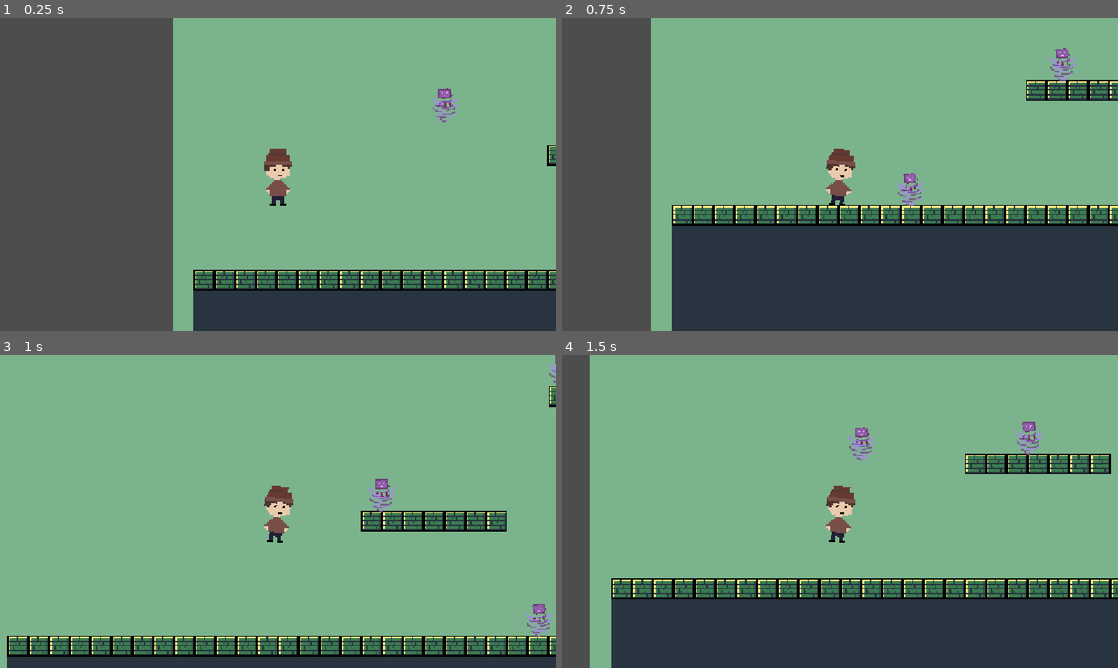
Above: before the commit, frames 1-4 (two rows, left to right).
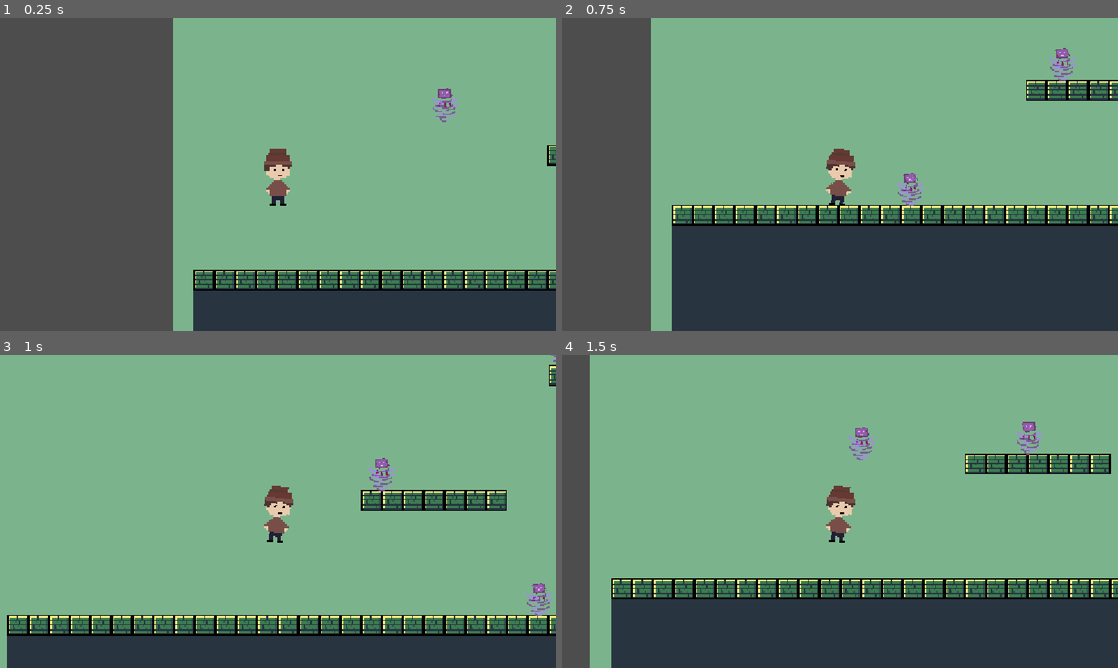
Above: after the commit, the same moments.

Repository: magmamammoth/gamejam1000
Game: Godot game, scene res://scenes/level_5.tscn
The game is run twice, just before and just after one commit, with the same random seed, the same clock (stepped at 60 frames per second) and the same inputs. The project has no main scene, so this scene is started directly.
Inputs (mouse positions are in pixels of both pictures, inside the frame that each line leads up to):
- Up to frame 1 (0.25 s): no input
- Up to frame 2 (0.75 s): tap Enter (ui_accept) at 0.5 s; move the mouse to (962, 158) at 0.52 s; hold D (move_right) from 0.53 s (still down); tap Alt at 0.6 s; click (962, 158) at 0.67 s
- Up to frame 3 (1 s): keep holding D (move_right); tap Space (jump) at 0.77 s
- Up to frame 4 (1.5 s): keep holding D (move_right); move the mouse to (728, 527) at 1.27 s; tap Shift at 1.35 s

Frames 1-2 are identical in both runs. In frame 3, 16% of the frame differs, in the area x 1-100%, y 0-97%; in frame 4, nothing differs.

Commit message:
pwoerup smth

Diff:
--- /dev/null
+++ b/scenes/strengthpot.tscn
@@ -0,0 +1,86 @@
+[gd_scene format=3 uid="uid://bw3d3gitvbuoe"]
+
+[ext_resource type="Texture2D" uid="uid://dgrk05pkkrng4" path="res://assests/platformer items - free assets/animated_items.png" id="1_57o3k"]
+[ext_resource type="Script" uid="uid://ca3emki2kdslm" path="res://scripts/strengthpot.gd" id="1_41786"]
+
+[sub_resource type="AtlasTexture" id="AtlasTexture_41786"]
+atlas = ExtResource("1_57o3k")
+region = Rect2(0, 288, 32, 32)
+
+[sub_resource type="AtlasTexture" id="AtlasTexture_qhu30"]
+atlas = ExtResource("1_57o3k")
+region = Rect2(32, 288, 32, 32)
+
+[sub_resource type="AtlasTexture" id="AtlasTexture_rje5q"]
+atlas = ExtResource("1_57o3k")
+region = Rect2(64, 288, 32, 32)
+
+[sub_resource type="AtlasTexture" id="AtlasTexture_5k5mk"]
+atlas = ExtResource("1_57o3k")
+region = Rect2(96, 288, 32, 32)
+
+[sub_resource type="AtlasTexture" id="AtlasTexture_jjn2f"]
+atlas = ExtResource("1_57o3k")
+region = Rect2(128, 288, 32, 32)
+
+[sub_resource type="AtlasTexture" id="AtlasTexture_68gaa"]
+atlas = ExtResource("1_57o3k")
+region = Rect2(160, 288, 32, 32)
+
+[sub_resource type="AtlasTexture" id="AtlasTexture_70iqp"]
+atlas = ExtResource("1_57o3k")
+region = Rect2(192, 288, 32, 32)
+
+[sub_resource type="AtlasTexture" id="AtlasTexture_dndun"]
+atlas = ExtResource("1_57o3k")
+region = Rect2(224, 288, 32, 32)
+
+[sub_resource type="SpriteFrames" id="SpriteFrames_sghoa"]
+animations = [{
+"frames": [{
+"duration": 1.0,
+"texture": SubResource("AtlasTexture_41786")
+}, {
+"duration": 1.0,
+"texture": SubResource("AtlasTexture_qhu30")
+}, {
+"duration": 1.0,
+"texture": SubResource("AtlasTexture_rje5q")
+}, {
+"duration": 1.0,
+"texture": SubResource("AtlasTexture_5k5mk")
+}, {
+"duration": 1.0,
+"texture": SubResource("AtlasTexture_jjn2f")
+}, {
+"duration": 1.0,
+"texture": SubResource("AtlasTexture_68gaa")
+}, {
+"duration": 1.0,
+"texture": SubResource("AtlasTexture_70iqp")
+}, {
+"duration": 1.0,
+"texture": SubResource("AtlasTexture_dndun")
+}],
+"loop": 1,
+"name": &"default",
+"speed": 10.0
+}]
+
+[sub_resource type="CapsuleShape2D" id="CapsuleShape2D_56af7"]
+radius = 6.0
+height = 18.0
+
+[node name="strengthpot" type="Area2D" unique_id=1150012359]
+collision_mask = 2
+script = ExtResource("1_41786")
+
+[node name="AnimatedSprite2D" type="AnimatedSprite2D" parent="." unique_id=1961380927]
+sprite_frames = SubResource("SpriteFrames_sghoa")
+autoplay = "default"
+frame_progress = 0.52794415
+
+[node name="CollisionShape2D" type="CollisionShape2D" parent="." unique_id=1301881278]
+shape = SubResource("CapsuleShape2D_56af7")
+
+[connection signal="body_entered" from="." to="." method="_on_body_entered"]
--- a/scripts/level_5.gd
+++ b/scripts/level_5.gd
@@ -5,7 +5,7 @@
 # Called when the node enters the scene tree for the first time.
 func _ready() -> void:
 	player.SPEED = 350
-	player.JUMP_VELOCITY = -450
+	player.JUMP_VELOCITY = -370
 
 
 # Called every frame. 'delta' is the elapsed time since the previous frame.
--- /dev/null
+++ b/scripts/strengthpot.gd
@@ -0,0 +1,16 @@
+extends Area2D
+@onready var player: CharacterBody2D = $"../player"
+
+# Called when the node enters the scene tree for the first time.
+func _ready() -> void:
+	pass # Replace with function body.
+
+
+# Called every frame. 'delta' is the elapsed time since the previous frame.
+func _process(delta: float) -> void:
+	pass
+
+
+func _on_body_entered(body: Node2D) -> void:
+	print("strennngth")
+	player.JUMP_VELOCITY = -450
--- a/scripts/windguy.gd
+++ b/scripts/windguy.gd
@@ -3,6 +3,12 @@
 const SPEED = 50.0
 var collision_player: bool = false
 var direction = 1
+
+
+
+
+
+
 
 func _physics_process(delta: float) -> void:
 	add_gravity(delta)
Not shown, added: scripts/strengthpot.gd.uid
